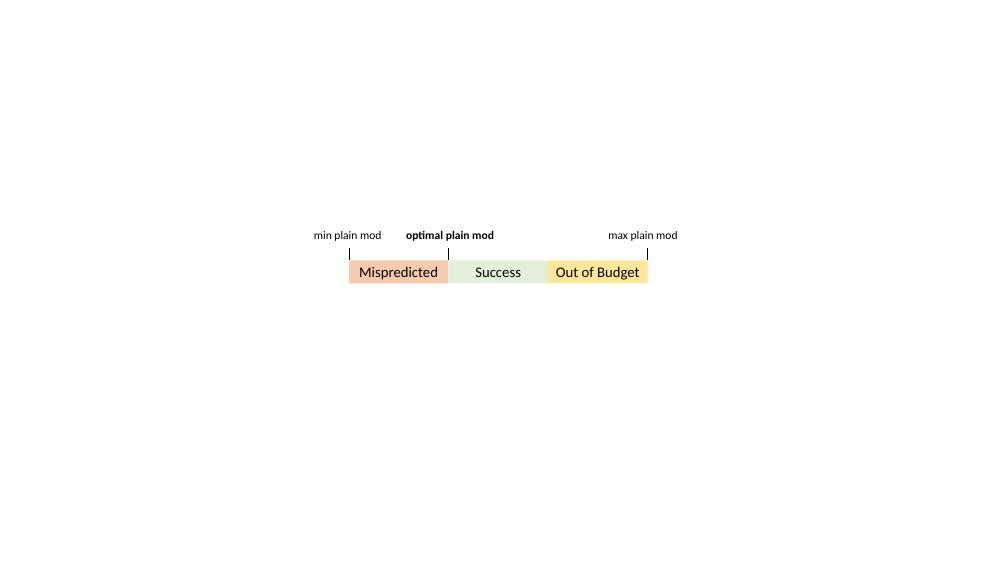
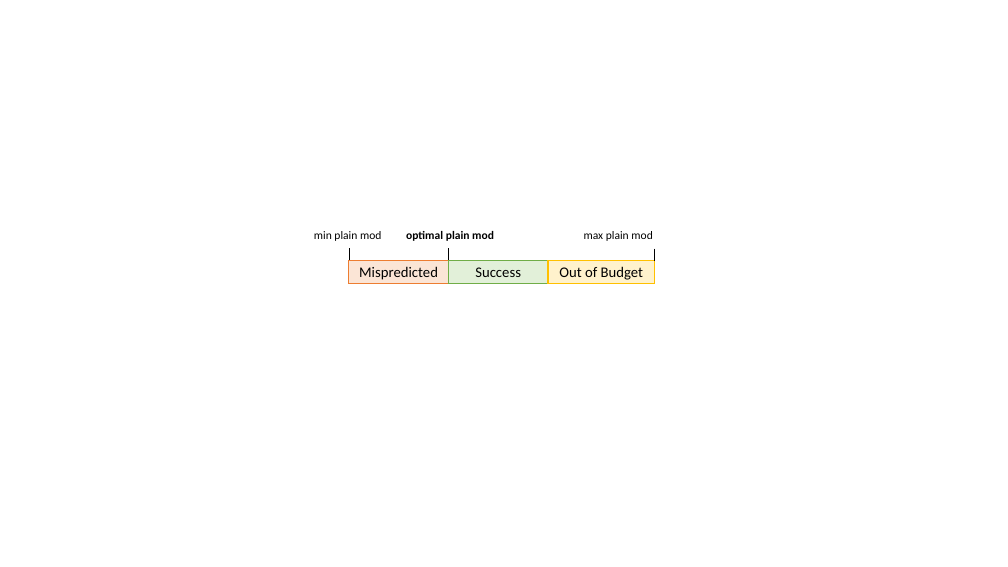
Before and after one commit to barlettacarmen/CrCNN, a slide deck: slide 2 of Doc/Img/Immagini_tesi.pptx. Drawn at 1008x567 pixels with LibreOffice and Linux fonts; fonts in the diff are those of the drawing. Boxes give left, top, right and bottom in pixels: in the first picture for what was removed or moved away, otherwise in the second. Text is boxed around its words. In the diff, an @@ line names an element or a change of style, - is before the commit and + after.

```diff
--- a/Doc/Img/Immagini_tesi.pptx
+++ b/Doc/Img/Immagini_tesi.pptx
@@ text "max plain mod" moved from (x1=608, y1=231, x2=677, y2=241) to (x1=584, y1=231, x2=652, y2=241) @@
@@ rectangle "Mispredicted" at (x1=349, y1=261, x2=448, y2=284): fill #F8CBAD to #FBE5D6; outline none to #ED7D31 1 pt @@
@@ rectangle "Success" at (x1=448, y1=261, x2=548, y2=284): outline none to #70AD47 1 pt @@
@@ rectangle "Out of Budget" resized from (x1=548, y1=261, x2=648, y2=284) to (x1=548, y1=261, x2=655, y2=284) @@
@@ rectangle "Out of Budget" at (x1=548, y1=261, x2=655, y2=284): fill #FFE699 to #FFF2CC; outline none to #FFC000 1 pt @@
@@ line moved from (647, 249) - (647, 261) to (655, 249) - (655, 261) @@
```
Also in this commit, not shown: 1 other slide changed, 1 slide added, 4 other files.
